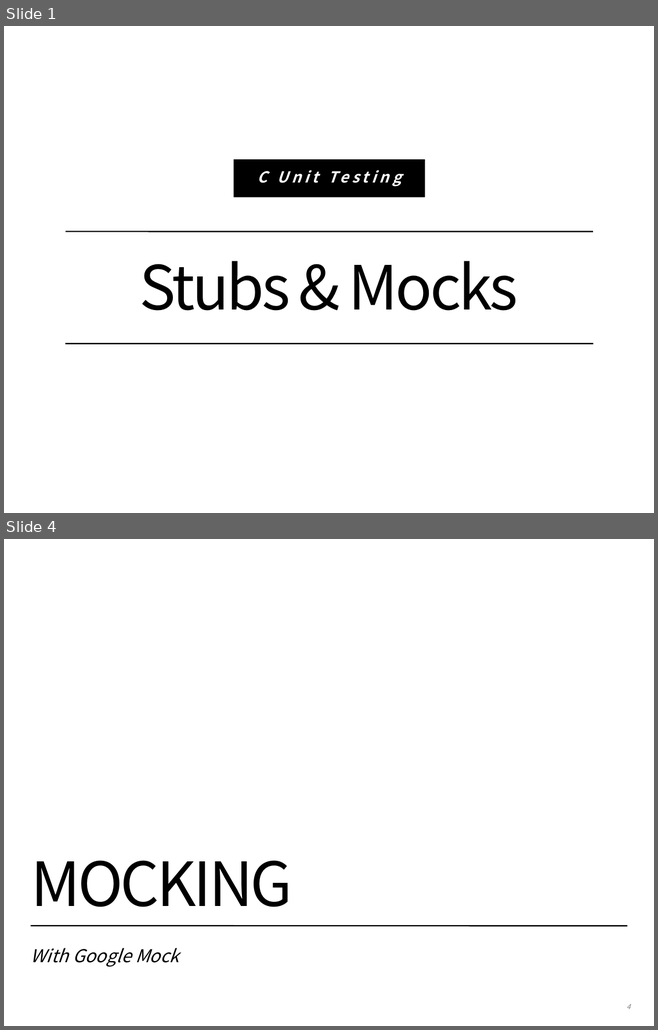
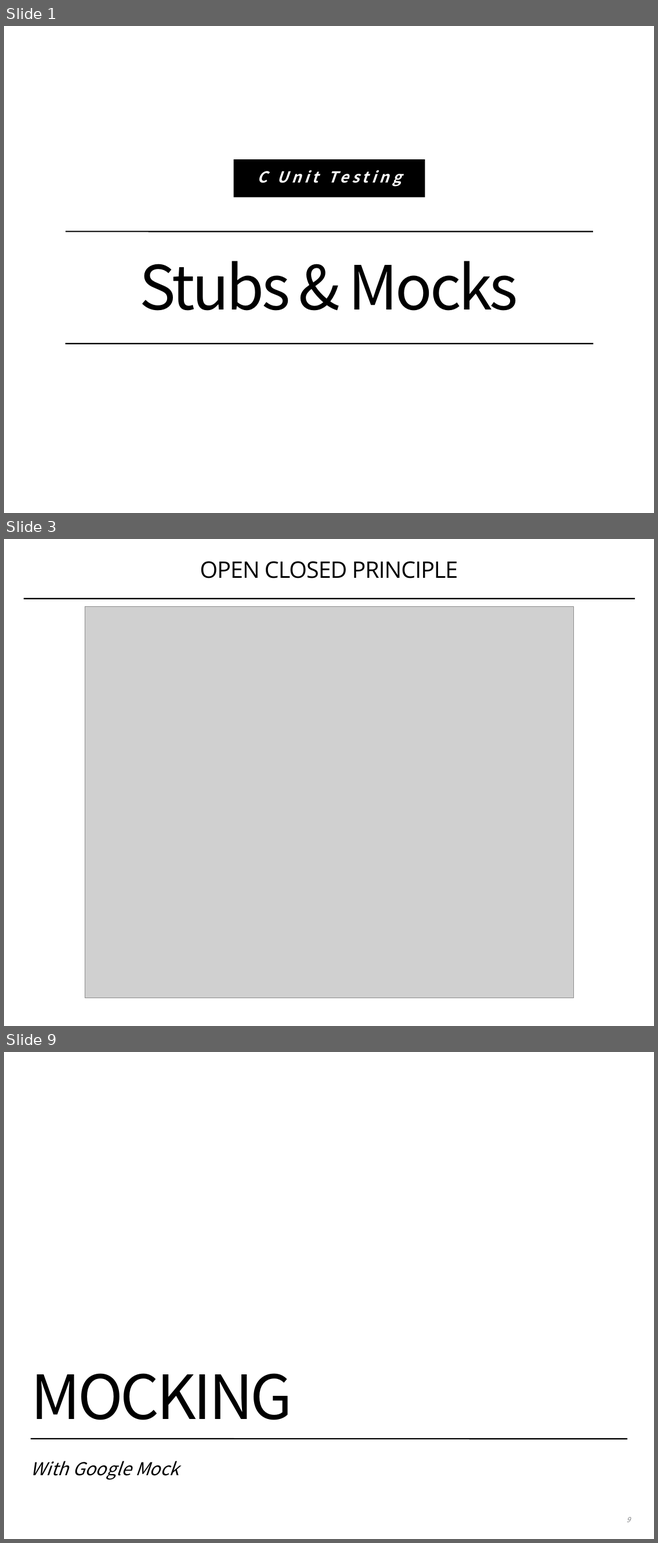
Before and after one commit to coney/c-training, a slide deck: UT/.slides/02-stubs-and-mocks.pptx. Shown one above the other, each under a label of ours: slides 1 and 4 before the commit, slides 1, 3 and 9 after it; the slides between them are not shown. The pictures are 658x1030 and 658x1543 pixels, drawn with LibreOffice and Linux fonts; fonts in the diff are those of the drawing; grey boxes stand for pictures; background and template pictures are left out. Boxes give left, top, right and bottom in pixels: in the first picture for what was removed or moved away, otherwise in the second. Text is boxed around its words. In the diff, an @@ line names an element or a change of style, - is before the commit and + after.

```diff
--- a/UT/.slides/02-stubs-and-mocks.pptx
+++ b/UT/.slides/02-stubs-and-mocks.pptx
@@ slide 3 added at [4,539,654,1026], background #FFFFFF @@
@@ title added at [200,561,458,578], 36 pt, text #000000 @@
+OPEN CLOSED PRINCIPLE
@@ line added from (24, 599) to (635, 598), #000000 2 pt @@
@@ picture added at [85,606,573,998] @@
@@ what was slide 4 is now slide 9 @@
@@ page number at [626,1517,630,1522]: text changed @@
-4
+9
```
Also in this commit, not shown: 1 slide changed, 8 other slides added, 2 slides removed.
